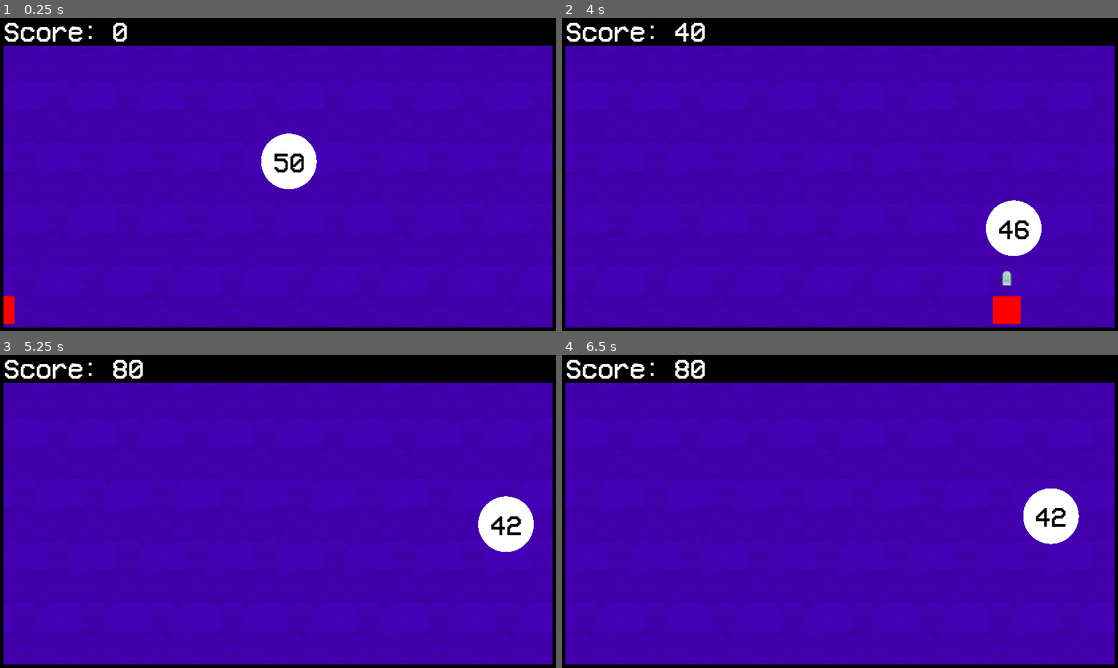
Above: before the commit, frames 1-4 (two rows, left to right).
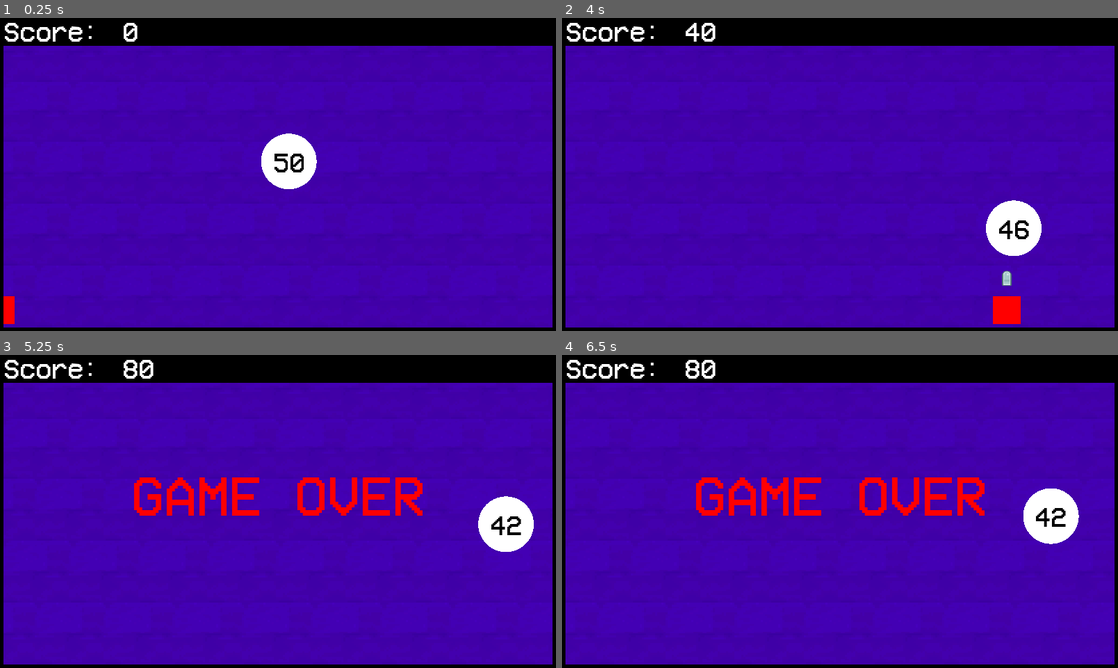
Above: after the commit, the same moments.

Repository: djalexkidd/ping-blast
Game: Godot game, scene res://scenes/Game.tscn
The game is run twice, just before and just after one commit, with the same random seed, the same clock (stepped at 60 frames per second) and the same inputs.
Inputs (mouse positions are in pixels of both pictures, inside the frame that each line leads up to):
- Up to frame 1 (0.25 s): no input
- Up to frame 2 (4 s): move the mouse to (962, 158) at 0.52 s; press the mouse at (962, 158) at 0.53 s; move the mouse to (728, 190) at 1.27 s; release the mouse at (728, 190) at 1.28 s; click (728, 190) at 1.35 s; move the mouse to (895, 105) at 2.02 s; press the mouse at (895, 105) at 2.03 s; move the mouse to (812, 237) at 2.77 s; release the mouse at (812, 237) at 2.78 s; click (812, 237) at 2.85 s; move the mouse to (1006, 221) at 3.52 s; press the mouse at (1006, 221) at 3.53 s
- Up to frame 3 (5.25 s): move the mouse to (111, 464) at 4.27 s; release the mouse at (111, 464) at 4.28 s; click (111, 464) at 4.35 s; move the mouse to (305, 511) at 5.02 s; press the mouse at (305, 511) at 5.03 s
- Up to frame 4 (6.5 s): move the mouse to (756, 433) at 5.77 s; release the mouse at (756, 433) at 5.78 s; click (756, 433) at 5.85 s

The runs differ from the first frame. In frame 1, 0.2% of the frame differs, in the area x 20-25%, y 1-8%; in frame 2, 0.2%; in frame 3, 2.8%, in the area x 20-76%, y 1-52%; in frame 4, 2.8%.
Error in both runs: Attempt to call function 'get_position' in base 'null instance' on a null instance. (res://scripts/Bullet.gd:7)

Commit message:
Added audio and moar stuff

Diff:
--- a/scenes/Game.tscn
+++ b/scenes/Game.tscn
@@ -6,6 +6,8 @@
 [ext_resource path="res://assets/fonts/vcr.ttf" type="DynamicFontData" id=4]
 [ext_resource path="res://scripts/Game.gd" type="Script" id=5]
 [ext_resource path="res://scripts/HUD.gd" type="Script" id=6]
+[ext_resource path="res://assets/sounds/bgm/Track1.wav" type="AudioStream" id=7]
+[ext_resource path="res://assets/sounds/sfx/Game_Lose-sharedassets0.assets.split0-36.wav" type="AudioStream" id=8]
 
 [sub_resource type="RectangleShape2D" id=1]
 extents = Vector2( 664, 24 )
@@ -15,6 +17,10 @@
 
 [sub_resource type="DynamicFont" id=3]
 size = 64
+font_data = ExtResource( 4 )
+
+[sub_resource type="DynamicFont" id=4]
+size = 128
 font_data = ExtResource( 4 )
 
 [node name="Game" type="Node2D"]
@@ -99,13 +105,21 @@
 position = Vector2( 624, 8 )
 shape = SubResource( 2 )
 
-[node name="HUD" type="Node2D" parent="."]
+[node name="HUD" type="Control" parent="."]
+margin_left = 640.0
+margin_top = 320.0
+margin_right = 640.0
+margin_bottom = 320.0
 script = ExtResource( 6 )
+__meta__ = {
+"_edit_use_anchors_": false
+}
 
 [node name="ScoreLabel" type="Label" parent="HUD"]
-margin_left = 8.0
-margin_right = 198.0
-margin_bottom = 57.0
+margin_left = -632.0
+margin_top = -320.0
+margin_right = -404.0
+margin_bottom = -263.0
 custom_fonts/font = SubResource( 3 )
 text = "Score:"
 __meta__ = {
@@ -113,9 +127,10 @@
 }
 
 [node name="ScoreValue" type="Label" parent="HUD"]
-margin_left = 256.0
-margin_right = 294.0
-margin_bottom = 57.0
+margin_left = -360.0
+margin_top = -320.0
+margin_right = -322.0
+margin_bottom = -263.0
 custom_fonts/font = SubResource( 3 )
 text = "0"
 align = 2
@@ -123,8 +138,33 @@
 "_edit_use_anchors_": false
 }
 
+[node name="GameOverLabel" type="Label" parent="HUD"]
+visible = false
+anchor_left = 0.5
+anchor_top = 0.5
+anchor_right = 0.5
+anchor_bottom = 0.5
+margin_left = -337.5
+margin_top = -56.5
+margin_right = 337.5
+margin_bottom = 56.5
+custom_colors/font_color = Color( 1, 0, 0, 1 )
+custom_fonts/font = SubResource( 4 )
+text = "GAME OVER"
+__meta__ = {
+"_edit_use_anchors_": false
+}
+
 [node name="Timer" type="Timer" parent="."]
 wait_time = 0.1
 
+[node name="GameOverSound" type="AudioStreamPlayer" parent="."]
+stream = ExtResource( 8 )
+
+[node name="BGM" type="AudioStreamPlayer" parent="."]
+stream = ExtResource( 7 )
+autoplay = true
+
+[connection signal="lose" from="Player" to="." method="_on_Player_lose"]
 [connection signal="add_score" from="Ball" to="HUD" method="_on_Ball_add_score"]
 [connection signal="timeout" from="Timer" to="." method="_on_Timer_timeout"]
--- a/scripts/Game.gd
+++ b/scripts/Game.gd
@@ -12,3 +12,8 @@
 
 func _on_Timer_timeout():
 	can_shoot = true
+
+func _on_Player_lose():
+	$BGM.stop()
+	$GameOverSound.play()
+	$HUD/GameOverLabel.show()
--- a/scripts/HUD.gd
+++ b/scripts/HUD.gd
@@ -1,4 +1,4 @@
-extends Node2D
+extends Control
 
 var score = 0
 
--- a/scripts/Player.gd
+++ b/scripts/Player.gd
@@ -1,7 +1,10 @@
 extends KinematicBody2D
+
+signal lose
 
 func _physics_process(delta):
 	position.x = get_viewport().get_mouse_position().x #Suit le mouvement de la souris sur l'axe X
 
 func _on_Area2D_area_entered(area):
+	emit_signal("lose")
 	queue_free()
Not shown, changed: assets/backgrounds/bricks.png.import
Not shown, added: assets/sounds/bgm/Track1.wav.import
Not shown, added: assets/sounds/bgm/Track2.wav.import
Not shown, added: assets/sounds/sfx/Ball_Appears-sharedassets0.assets.split0-51.wav.import
Not shown, added: assets/sounds/sfx/Ball_Pop1-sharedassets0.assets.split0-32.wav.import
Not shown, added: assets/sounds/sfx/Ball_Pop2-sharedassets0.assets.split0-63.wav.import
Not shown, added: assets/sounds/sfx/Ball_Pop3-sharedassets0.assets.split0-30.wav.import
Not shown, added: assets/sounds/sfx/Ball_Pop4-sharedassets0.assets.split0-69.wav.import
Not shown, added: assets/sounds/sfx/Boss_Appears-sharedassets0.assets.split0-28.wav.import
Not shown, added: assets/sounds/sfx/Boss_Hit1-sharedassets0.assets.split0-25.wav.import
Not shown, added: assets/sounds/sfx/Boss_Hit2-sharedassets0.assets.split0-50.wav.import
Not shown, added: assets/sounds/sfx/Boss_Hit3-sharedassets0.assets.split0-26.wav.import
(and 87 more such lines)
